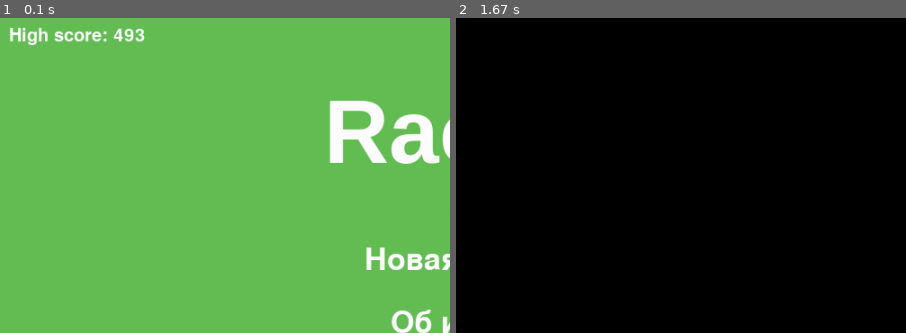
Above: before the commit, frames 1-2 (left to right).
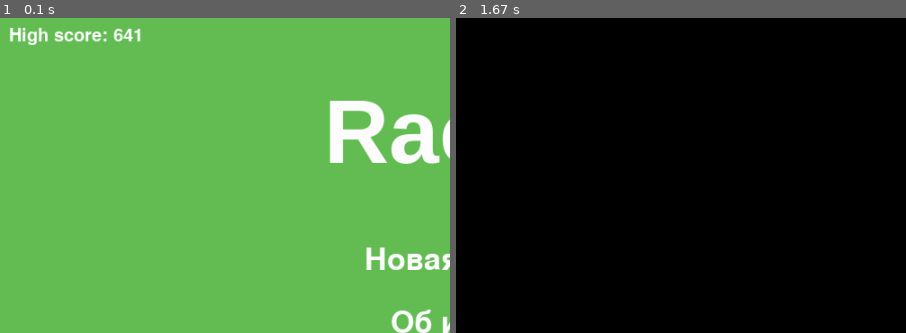
Above: after the commit, the same moments.

Repository: Strexas/pygame_project
Game: pygame game, started from scripts/start.py
Same seed, same stepped clock (60 frames per second), same inputs: the game is played once before the commit and once after it.
Inputs (mouse positions are % of the whole screen's width and height, from its top left):
- Up to frame 1 (0.1 s): no input
- Up to frame 2 (1.67 s): hold H 0.33-0.8 s; press the mouse at (50, 48) at 0.87 s; move the mouse to (32, 48) at 0.97 s; release the mouse at (14, 47) at 1.1 s
The pictures show only the part of the screen within x 0-50%, y 0-50%; the shares and areas given below are measured in that part.

The runs differ from the first frame. In frame 1, 0.2% of the frame differs, in the area x 25-33%, y 3-8%; in frame 2, nothing differs.

Commit message:
ТЕПЕРЬ ТОЧНО ВСЕ

Diff:
--- a/data/score.txt
+++ b/data/score.txt
@@ -1 +1 @@
-493
+641
--- a/scripts/main.py
+++ b/scripts/main.py
@@ -48,7 +48,8 @@
         self.keydown = 0
 
     def new_game(self):  # начало игры
-        self.game = Game(self.display, self.resolution[0], self.resolution[1], self.keys, self.keydown)
+        self.game = Game(self.display, self.resolution[0], self.resolution[1], self.keys,
+                         self.keydown)
         channel.play(game_music[0])
         channel.queue(game_music[1])
         pygame.time.set_timer(self.SPEEDUPEVENT, 100)
@@ -75,9 +76,7 @@
             if i.type == pygame.QUIT:
                 self.exit()
 
-            if i.type == pygame.KEYDOWN:
-                self.keyboard_handler(self.keys)
-                self.keydown = True
+            self.keyboard_handler(self.keys, i)
 
             if i.type == self.SPEEDUPEVENT and self.status == 'game':  # ускорение игры
                 self.game.speed_up()
@@ -95,7 +94,7 @@
                     self.scores = int(self.game.score // 10)
                     self.main_menu.update_scores(self.scores)
 
-    def keyboard_handler(self, keys):  # переход от игрового меню к игре и обратно
+    def keyboard_handler(self, keys, event):  # переход от игрового меню к игре и обратно
         if keys[pygame.K_h]:
             channel.set_volume(channel.get_volume() + 0.01)
 
@@ -105,8 +104,10 @@
         if keys[pygame.K_ESCAPE] and (self.status == 'authors' or self.status == 'game_info'):
             self.status = 'main_menu'
 
-        if not (keys[pygame.K_ESCAPE] and 'game' in self.status):
+        if not (keys[pygame.K_ESCAPE] and 'game' in self.status and event.type == pygame.KEYDOWN):
             return
+        else:
+            self.keydown = True
 
         self.status = 'game_menu' if self.status == 'game' else 'game'
 
@@ -125,7 +126,7 @@
             pygame.display.update()
 
         if self.status == 'authors':
-            self.display.blit(self.authors_menu.render(), (0,0))
+            self.display.blit(self.authors_menu.render(), (0, 0))
             pygame.display.update()
 
         if self.status == 'game_info':
--- a/scripts/menu.py
+++ b/scripts/menu.py
@@ -60,8 +60,6 @@
                 if m1:
                     pressing.play()
                     pygame.time.delay(2000)
-                    channel.play(game_music[0])
-                    channel.queue(game_music[1])
                     self.functions[i]()
             else:
                 self.surface.blit(self.rendered_labels[i], self.label_rects[i])
